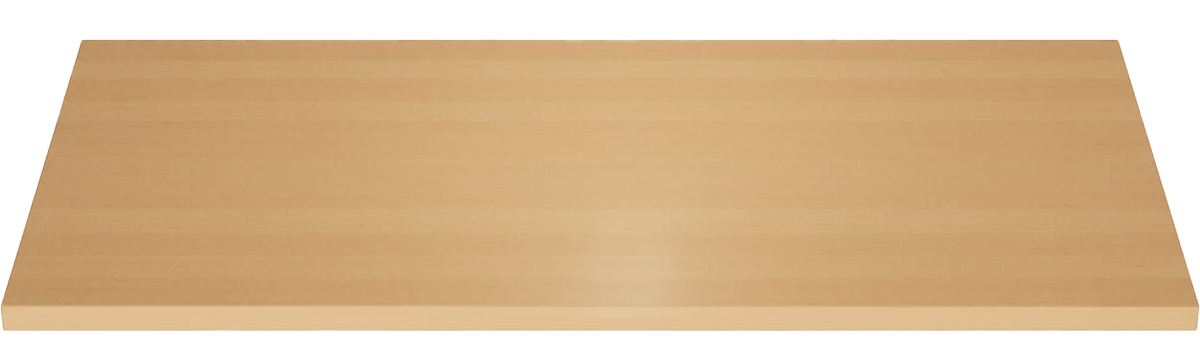
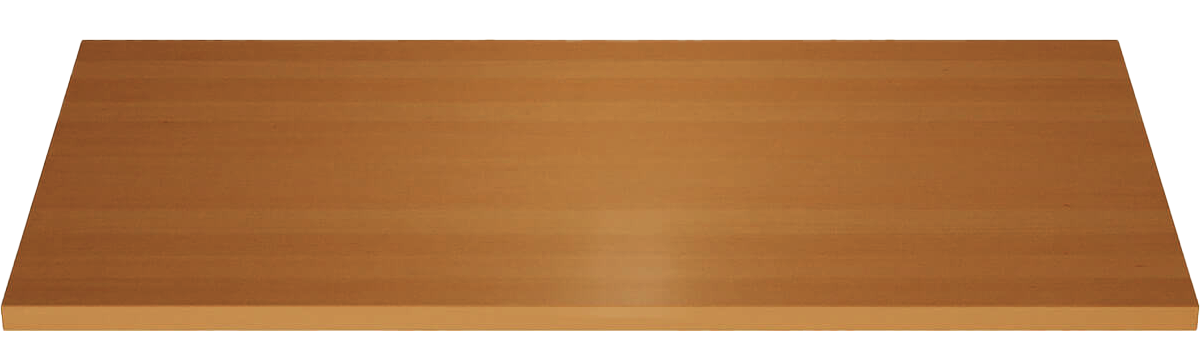
The second w=1200, h=361 image is a revision of the first. Changes to its layers:
pixels changed over [0, 39, 1200, 331] (layer not identified)
